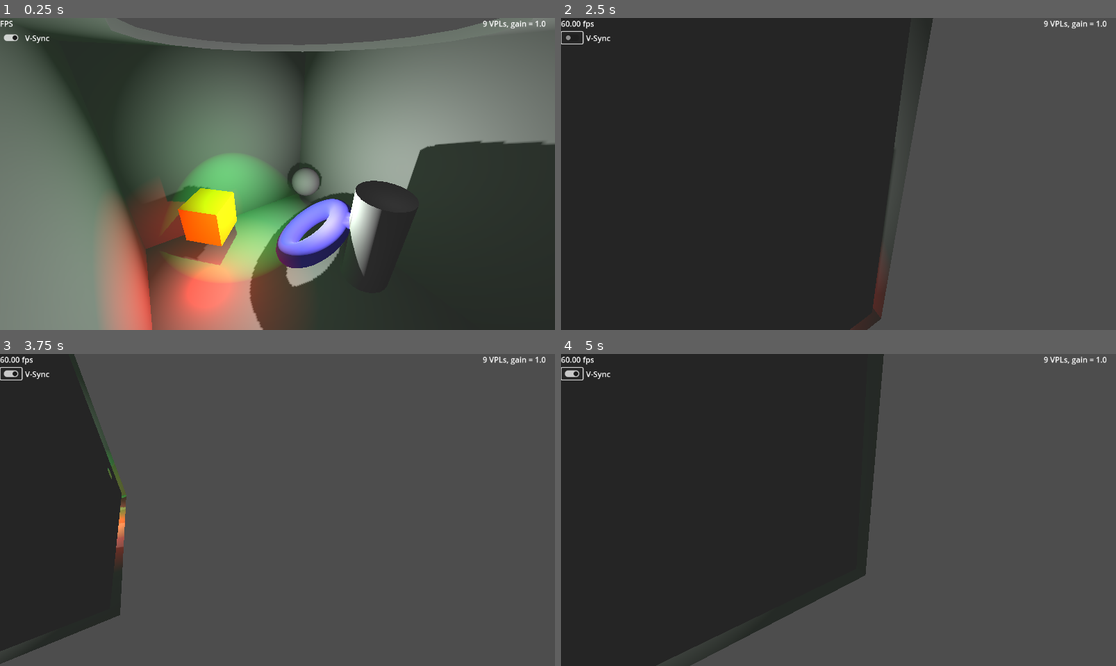
Above: before the commit, frames 1-4 (two rows, left to right).
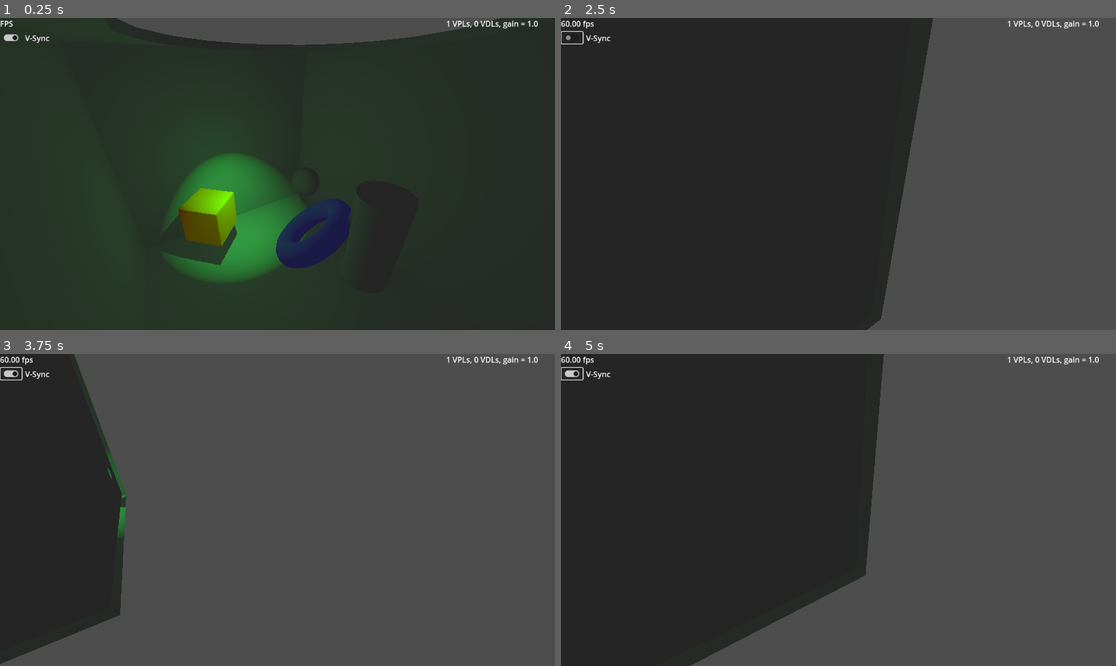
Above: after the commit, the same moments.

Repository: GregPickering/O1S_FauxGI
Game: Godot game, scene res://Scenes/scene_3d.tscn
Two runs of this game, one before a commit and one after it. Both use one fixed random seed, a clock stepped at 60 frames per second and the inputs below.
Inputs (mouse positions are in pixels of both pictures, inside the frame that each line leads up to):
- Up to frame 1 (0.25 s): no input
- Up to frame 2 (2.5 s): tap Enter at 0.5 s; move the mouse to (960, 158) at 0.52 s; hold D 0.53-1.25 s; tap Q at 0.6 s; click (960, 158) at 0.67 s; drag from (727, 189) to (810, 236) at 1.27 s; click (572, 36) at 2 s
- Up to frame 3 (3.75 s): tap Space at 2.75 s; move the mouse to (333, 441) at 2.77 s; hold D 2.78-3.5 s; tap Q at 2.85 s; drag from (249, 572) to (111, 463) at 3.52 s
- Up to frame 4 (5 s): move the mouse to (1005, 556) at 4.27 s; hold A from 4.28 s (still down); tap Q at 4.35 s

The runs differ from the first frame. In frame 1, 64% of the frame differs, in the area x 0-100%, y 0-100%; in frame 2, 1.4%; in frame 3, 0.5%; in frame 4, 0.2%.

Commit message:
Adding Virtual Directional Lights (low quality)
Added Virtual Directional Lights (low quality, simply pointing the opposite direction of the main DirectionalLight3D, used when allowing 0 per-directional VPLs).

Diff:
--- a/O1S_FauxGI/faux_gi.gd
+++ b/O1S_FauxGI/faux_gi.gd
@@ -1,4 +1,4 @@
-#@tool
+@tool
 extends Node3D
 ##	Faux Global Illumination
 ##[br][br]
@@ -45,6 +45,8 @@
 @export var top_node : Node3D = null
 ## Maximum number of point sources we can add to the scene to simulate GI
 @export_range( 1, 1024 ) var max_points : int = 32
+## Maximum number of point sources we can add to the scene to simulate GI
+@export_range( 1, 32 ) var max_directionals : int = 8
 ## What fraction of energy is preserved each bounce
 @export_range( 0.0, 1.0, 0.01 ) var bounce_gain : float = 0.25
 ## How many raycasts per VPL per _physics_process, 0+
@@ -63,8 +65,9 @@
 		set( value ):
 			per_omni = value
 			light_data_stale = true
-## How many VPLs to generate per source DirectionalLight3D
-@export_range( 1, 128 ) var per_dirl : int = 16:
+## How many VPLs to generate per source DirectionalLight3D, a value of 0 means
+## use Virtual Directional Light (which is a horrible approximation for indoors)
+@export_range( 0, 128 ) var per_dirl : int = 0:
 		set( value ):
 			per_dirl = value
 			light_data_stale = true
@@ -83,6 +86,12 @@
 var last_active_VPLs : int = 0
 var active_VPLs : int = 0
 
+# keep a pool of our Virtual Directional Lights
+var VDL_inst : Array[ RID ] = []
+var VDL_light : Array[ RID ] = []
+var last_active_VDLs : int = 0
+var active_VDLs : int = 0
+
 # physics stuff
 var query := PhysicsRayQueryParameters3D.new()
 var space_state : PhysicsDirectSpaceState3D = null
@@ -91,7 +100,9 @@
 # I need to raycast, which happens here in the physics process
 func _physics_process( _delta ):
 	active_VPLs = 0
+	active_VDLs = 0
 	allocate_VPLs( max_points )
+	allocate_VDLs( max_directionals )
 	if bounce_gain >= 0.01:
 		# to I need to refresh all light data?
 		if light_data_stale:
@@ -104,7 +115,7 @@
 				light_filter.get_or_add( light, {} )
 				light_data.get_or_add( light, {} )
 				match light.get_class():
-					"DirectionalLight3D": pass
+					"DirectionalLight3D": process_dirl( light )
 					"OmniLight3D": process_omni( light )
 					"SpotLight3D": process_spot( light )
 			else:
@@ -157,6 +168,13 @@
 	if last_active_VPLs != active_VPLs:
 		last_active_VPLs = active_VPLs
 		print( last_active_VPLs, " active VPLs" )
+	# same for VDLs
+	if active_VDLs < last_active_VDLs:
+		for idx in range( active_VDLs, last_active_VDLs ):
+			disable_VDL( idx )
+	if last_active_VDLs != active_VDLs:
+		last_active_VDLs = active_VDLs
+		print( last_active_VDLs, " active VDLs" )
 
 func process_ray_dummy( from : Vector3, to : Vector3, done_frac : float = 0.5 ) -> Dictionary:
 	# This function is only called if Oversample is 0, i.e. no raycasts
@@ -278,6 +296,14 @@
 		else:
 			light_filter[ light ].erase( ray_idx )
 			light_data[ light ].erase( ray_idx )
+
+func process_dirl( light : Light3D ):
+	if per_dirl < 1:
+		# Place a Virtual Directional Light, instead of VPLs
+		config_VDL( active_VDLs, light.global_basis.z, light.light_color,
+				light.light_energy * light.light_indirect_energy *
+				scale_all_light_energy * bounce_gain )
+		active_VDLs += 1
 
 func process_spot( light : Light3D ):
 	var compensate_N_pts : float = 1.0 / per_spot
@@ -418,3 +444,48 @@
 		RenderingServer.light_set_color( light, color )
 		RenderingServer.light_set_param( light, RenderingServer.LIGHT_PARAM_ENERGY, energy )
 		RenderingServer.light_set_param( light, RenderingServer.LIGHT_PARAM_RANGE, dist )
+
+func allocate_VDLs( N : int ):
+	if N != VDL_inst.size():
+		# safety first
+		N = max( 0, min( max_directionals, N ) )
+		print( "VDL count ", VDL_inst.size(), " -> ", N )
+		# do we need to remove some RIDs?
+		while VDL_inst.size() > N:
+			RenderingServer.free_rid( VDL_inst.pop_back() )
+		while VDL_light.size() > N:
+			RenderingServer.free_rid( VDL_light.pop_back() )
+		# do we need to add some RIDs?
+		var scenario = get_world_3d().scenario
+		while VDL_inst.size() < N:
+			# each light needs an instance, attached to the scenario
+			var instance : RID = RenderingServer.instance_create()
+			RenderingServer.instance_set_scenario( instance, scenario )
+			# create and attach the light (each light needs different parameters,
+			# so we can't just share a single light across multiple instances)
+			var light : RID = RenderingServer.directional_light_create()
+			RenderingServer.instance_set_base( instance, light )
+			# configure any constant parameters here
+			RenderingServer.instance_set_visible( instance , false )
+			RenderingServer.light_set_param( light, RenderingServer.LIGHT_PARAM_SPECULAR, 0.0 )
+			# keep a copy around
+			VDL_inst.append( instance )
+			VDL_light.append( light )
+
+func disable_VDL( index : int ):
+	if index < VDL_inst.size():
+		RenderingServer.instance_set_visible( VDL_inst[ index ] , false )
+
+func config_VDL(	index : int,
+					direction : Vector3,
+					color : Color,
+					energy : float ):
+	if index < min( VDL_inst.size(), VDL_light.size() ):
+		# instance parameters
+		var inst : RID = VDL_inst[ index ]
+		RenderingServer.instance_set_visible( inst , true )
+		RenderingServer.instance_set_transform( inst, Transform3D( Basis.looking_at( direction ), Vector3.ZERO ) )
+		# light parameters
+		var light : RID = VDL_light[ index ]
+		RenderingServer.light_set_color( light, color )
+		RenderingServer.light_set_param( light, RenderingServer.LIGHT_PARAM_ENERGY, energy )
--- a/Scenes/scene_3d.tscn
+++ b/Scenes/scene_3d.tscn
@@ -72,7 +72,7 @@
 metadata/_edit_group_ = true
 
 [node name="SpinSpot" type="Node3D" parent="."]
-transform = Transform3D(-0.984615, 0, 0.174739, 0, 1, 0, -0.174739, 0, -0.984615, 0, 0, 0)
+transform = Transform3D(0.386755, 0, 0.922183, 0, 1, 0, -0.922183, 0, 0.386755, 0, 0, 0)
 script = ExtResource("3_ok1gl")
 speed = -0.3
 
@@ -86,21 +86,26 @@
 
 [node name="OmniLight3D" type="OmniLight3D" parent="SpinSpot"]
 transform = Transform3D(-0.128348, 0, -0.991729, 0, 1, 0, 0.991729, 0, -0.128348, -0.711475, 1.74288, -0.629222)
+visible = false
 light_energy = 1.5
 shadow_enabled = true
 
 [node name="SpinDir" type="Node3D" parent="."]
-transform = Transform3D(0.641678, 0, 0.766974, 0, 1, 0, -0.766974, 0, 0.641678, 0, 0, 0)
+transform = Transform3D(-0.702713, 0, -0.711473, 0, 1, 0, 0.711473, 0, -0.702713, 0, 0, 0)
 script = ExtResource("3_ok1gl")
+speed = 0.0
 
 [node name="DirectionalLight3D" type="DirectionalLight3D" parent="SpinDir"]
 transform = Transform3D(1, 0, 0, 0, 0.707107, 0.707107, 0, -0.707107, 0.707107, 0, 2, 0)
 visible = false
 light_color = Color(0.266667, 1, 1, 1)
+shadow_enabled = true
 directional_shadow_mode = 0
+directional_shadow_max_distance = 21.3
 
 [node name="OmniLight3D" type="OmniLight3D" parent="SpinDir"]
 transform = Transform3D(-0.859002, 0, 0.511972, 0, 1, 0, -0.511972, 0, -0.859002, 2.056, -0.52, -0.521)
+visible = false
 light_color = Color(1, 0, 0, 1)
 shadow_enabled = true
 omni_range = 3.0
@@ -137,7 +142,7 @@
 anchors_preset = 1
 anchor_left = 1.0
 anchor_right = 1.0
-offset_left = -168.0
+offset_left = -261.0
 offset_bottom = 23.0
 grow_horizontal = 0
 text = "FauxGI Status"
--- a/Scripts/faux_gi_status_label.gd
+++ b/Scripts/faux_gi_status_label.gd
@@ -3,6 +3,6 @@
 
 func _process( _delta ):
 	if faux_gi.bounce_gain >= 0.01:
-		text = str( faux_gi.active_VPLs ) + " VPLs, gain = " + str( faux_gi.bounce_gain )
+		text = str( faux_gi.active_VPLs ) + " VPLs, " + str( faux_gi.active_VDLs ) + " VDLs, gain = " + str( faux_gi.bounce_gain )
 	else:
 		text = "FauxGI Disabled"
